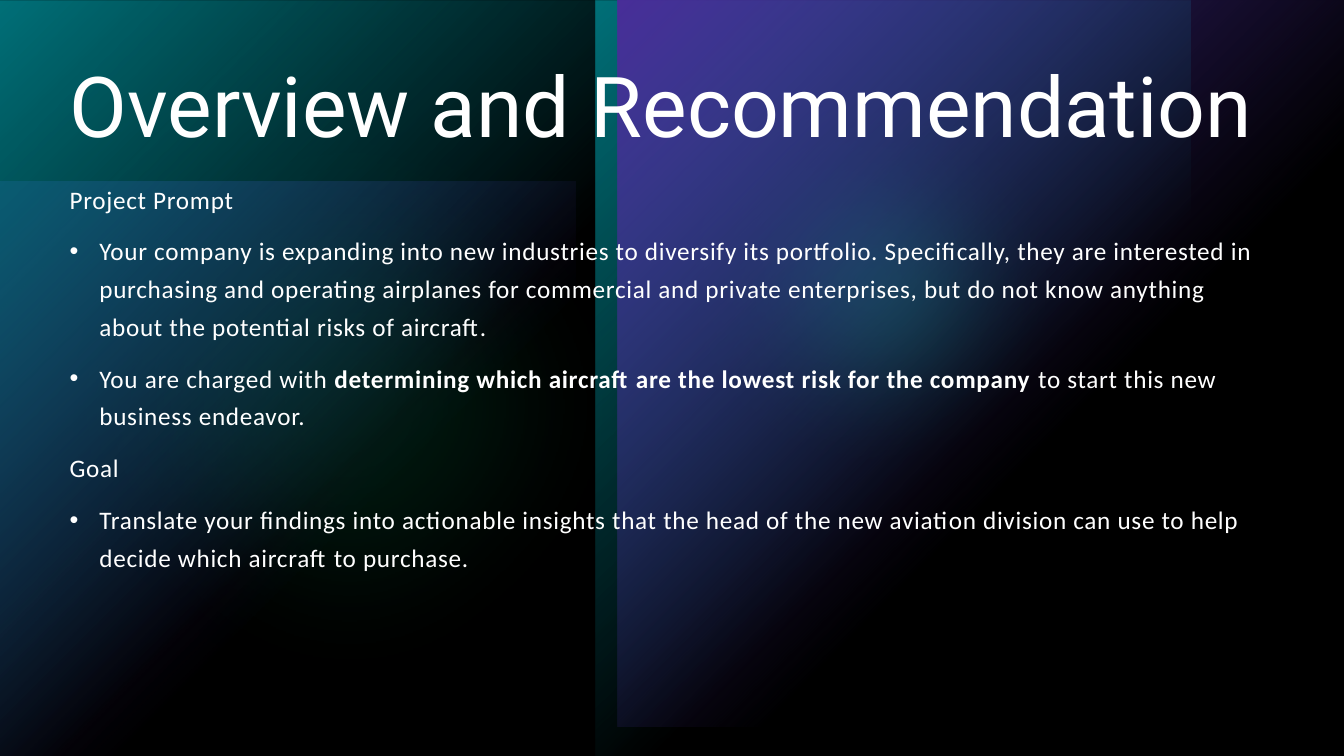
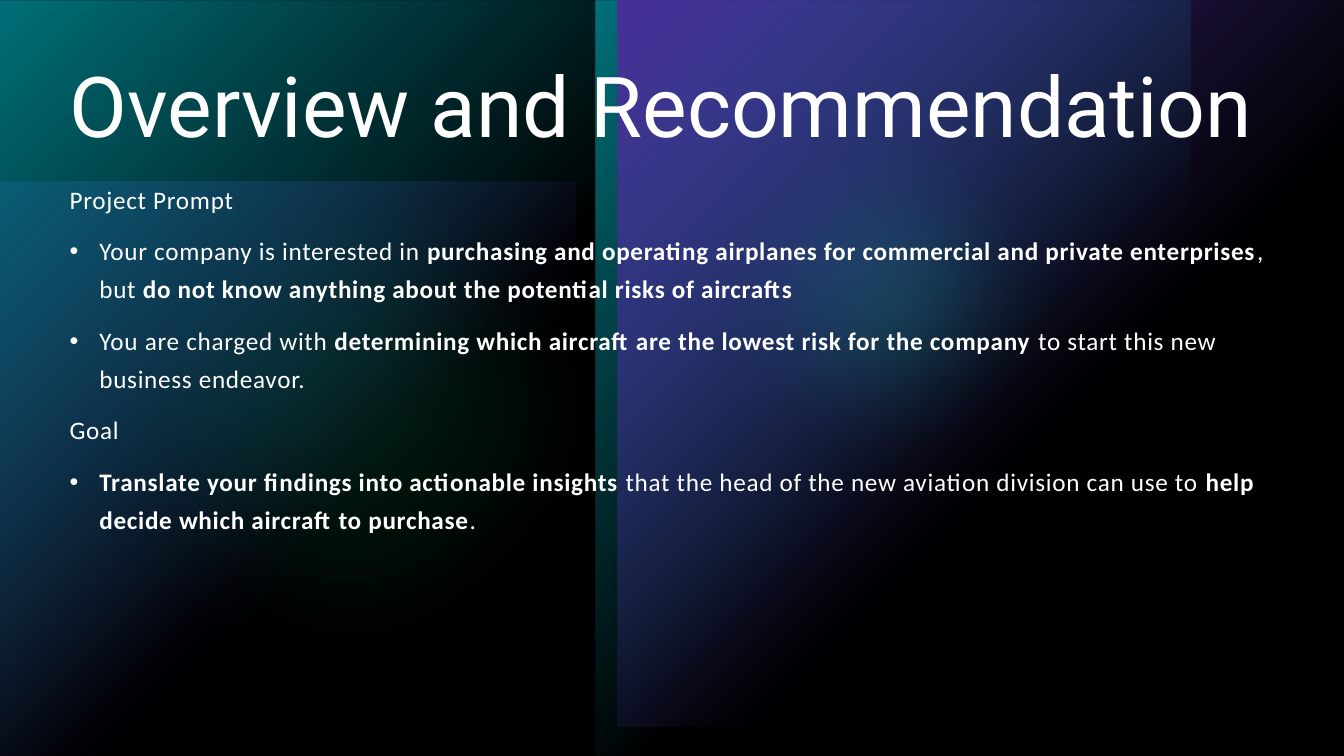
Before and after one commit to alecs1523/Aviation_Data_Analysis, a slide deck: slide 2 of phase_1_aviation_analysis.pptx. Drawn at 1344x756 pixels with LibreOffice and Linux fonts; fonts in the diff are those of the drawing. Boxes give left, top, right and bottom in pixels: in the first picture for what was removed or moved away, otherwise in the second. Text is boxed around its words. In the diff, an @@ line names an element or a change of style, - is before the commit and + after.

```diff
--- a/phase_1_aviation_analysis.pptx
+++ b/phase_1_aviation_analysis.pptx
@@ text at (x1=99, y1=240, x2=1254, y2=305): text changed; bold on @@
-• Your company is expanding into new industries to diversify its portfolio. Specifically, they are interested in purchasing and operating airplanes for commercial and private enterprises, but do not know anything about the potential risks of aircraft.
+• Your company is interested in purchasing and operating airplanes for commercial and private enterprises, but do not know anything about the potential risks of aircrafts
@@ text at (x1=99, y1=471, x2=1254, y2=533): bold on in "Translate your findings into actionable insights help ..." @@
```
Also in this commit, not shown: 6 other slides changed, 2 slides added, 2 other files.
